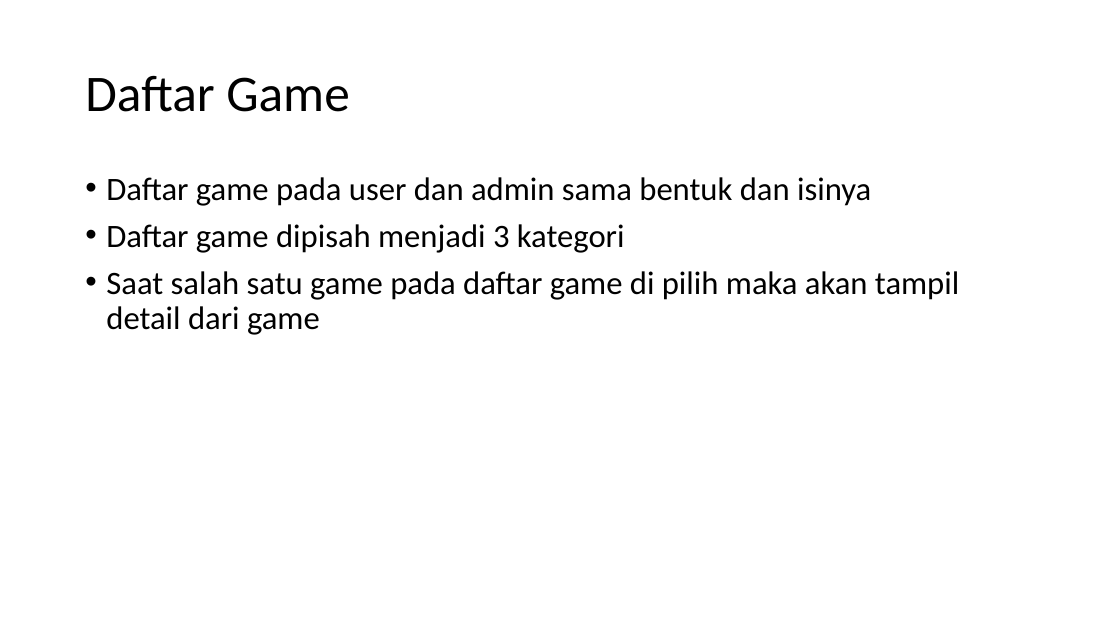
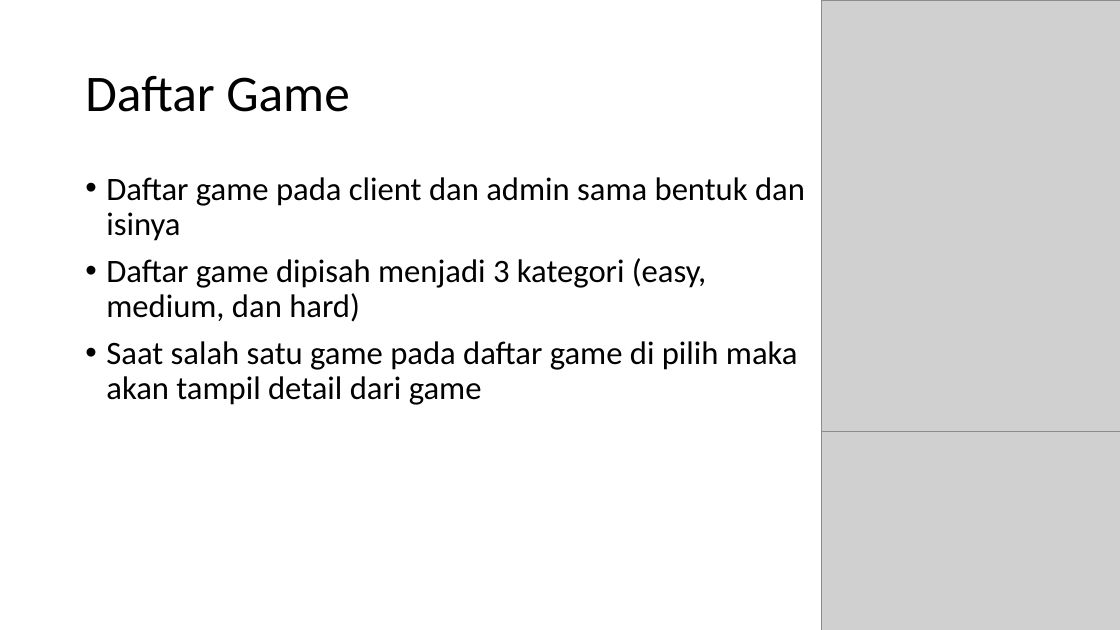
Before and after one commit to MaheswaraAW/-PPL4611, a slide deck: slide 7 of APLIKASI CATALOG BOARD GAMES.pptx (slide 6 before the commit). Drawn at 1120x630 pixels with LibreOffice and Linux fonts; fonts in the diff are those of the drawing; grey boxes stand for pictures. Boxes give left, top, right and bottom in pixels: in the first picture for what was removed or moved away, otherwise in the second. Text is boxed around its words. In the diff, an @@ line names an element or a change of style, - is before the commit and + after.

```diff
--- a/APLIKASI CATALOG BOARD GAMES.pptx
+++ b/APLIKASI CATALOG BOARD GAMES.pptx
@@ picture added at [822, 0, 1120, 432] @@
@@ text at [106, 177, 805, 322]: text changed @@
-• Daftar game pada user dan admin sama bentuk dan isinya
-• Daftar game dipisah menjadi 3 kategori
+• Daftar game pada client dan admin sama bentuk dan isinya
+• Daftar game dipisah menjadi 3 kategori (easy, medium, dan hard)
@@ picture added at [822, 432, 1120, 630] @@
```
Also in this commit, not shown: 12 other slides changed, 1 slide added.
